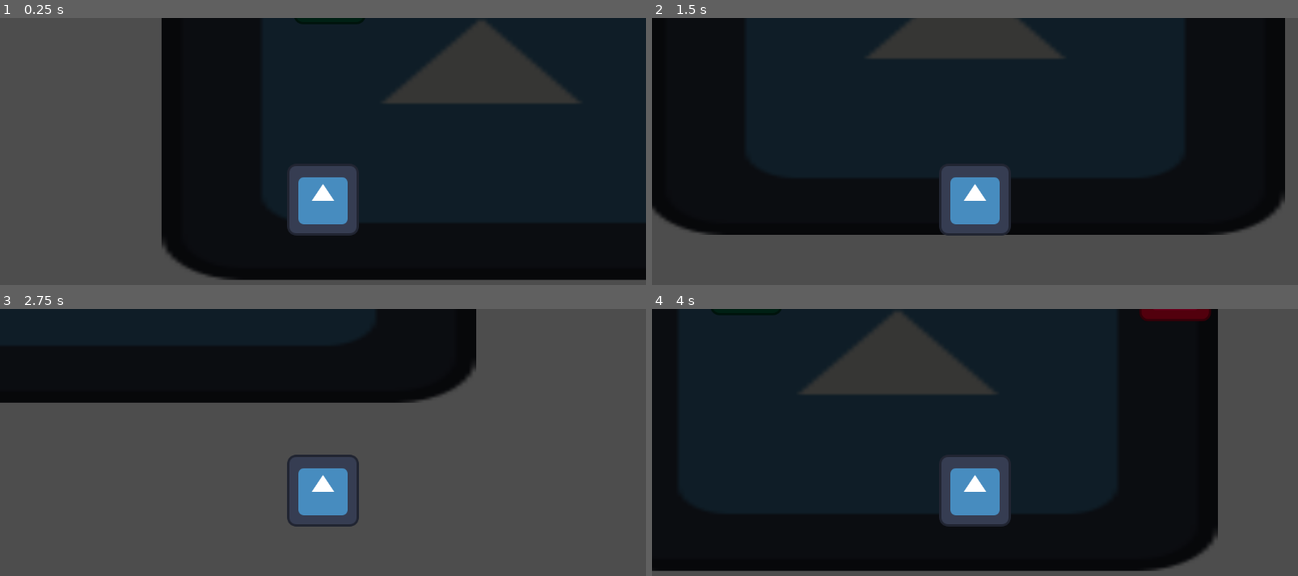
Above: before the commit, frames 1-4 (two rows, left to right).
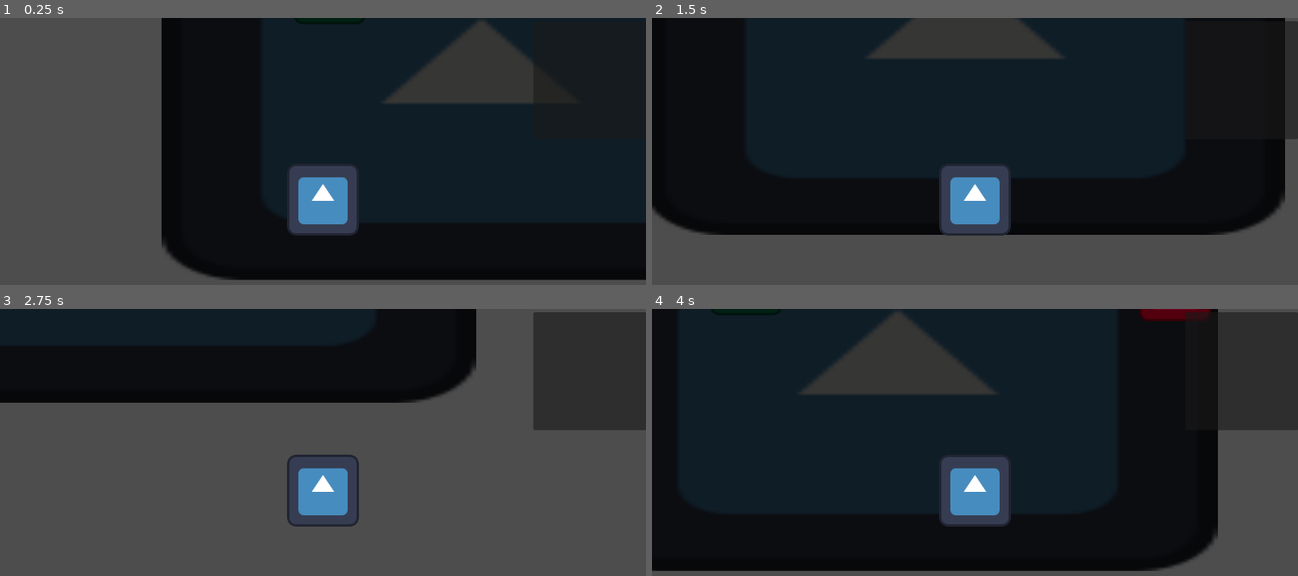
Above: after the commit, the same moments.

Repository: Rainy-Boy/GGJ_2026
Game: Godot game, scene res://Scenes/map.tscn
Two runs of this game, one before a commit and one after it. Both use one fixed random seed, a clock stepped at 60 frames per second and the inputs below. The engine's default icon, where the game draws it, is replaced by a stand-in: a white triangle on a blue panel in a dark square.
Inputs:
- Up to frame 1 (0.25 s): no input
- Up to frame 2 (1.5 s): tap Enter at 0.5 s; hold Right (ui_right) 0.53-1.28 s; hold Down (ui_down) from 1.28 s (still down)
- Up to frame 3 (2.75 s): release Down (ui_down) at 2.03 s; hold Right (ui_right) from 2.03 s (still down)
- Up to frame 4 (4 s): release Right (ui_right) at 2.78 s; hold Up (ui_up) 2.78-3.53 s; hold Left (ui_left) from 3.53 s (still down)

The runs differ from the first frame. In frame 2, 0.9% of the frame differs, in the area x 97-100%, y 1-46%; in frame 3, 7.6%, in the area x 82-100%, y 1-46%; in frame 4, 5.5%.

Commit message:
Added logic and ui for mask pickup

Diff:
--- a/ggj_2026/Scenes/map.tscn
+++ b/ggj_2026/Scenes/map.tscn
@@ -5,6 +5,7 @@
 [ext_resource type="PackedScene" uid="uid://buwu2n5ww13f3" path="res://Scenes/player.tscn" id="3_p3ir5"]
 [ext_resource type="PackedScene" uid="uid://djn56522hv0um" path="res://Scenes/zone.tscn" id="3_q0mm3"]
 [ext_resource type="PackedScene" uid="uid://waeo3p4ky4hq" path="res://Scenes/mask.tscn" id="4_myvm1"]
+[ext_resource type="PackedScene" uid="uid://s4exkmv5hfvu" path="res://Scenes/mask_ui.tscn" id="6_np2xp"]
 
 [node name="Map" type="Node2D" unique_id=1897939605]
 
@@ -30,3 +31,5 @@
 [node name="Mask" parent="." unique_id=1306960532 instance=ExtResource("4_myvm1")]
 modulate = Color(0, 0.5299214, 0.24952698, 1)
 position = Vector2(306, 123)
+
+[node name="MaskUI" parent="." unique_id=220193077 instance=ExtResource("6_np2xp")]
--- /dev/null
+++ b/ggj_2026/Scenes/mask_ui.tscn
@@ -0,0 +1,16 @@
+[gd_scene format=3 uid="uid://s4exkmv5hfvu"]
+
+[ext_resource type="Script" uid="uid://cl052m38cd7ft" path="res://Scripts/ui_item_list_behaviour.gd" id="1_a38qc"]
+
+[node name="MaskUI" type="CanvasLayer" unique_id=220193077]
+
+[node name="ItemList" type="ItemList" parent="." unique_id=205741465]
+offset_left = 951.0
+offset_top = 6.0
+offset_right = 1153.0
+offset_bottom = 216.0
+focus_mode = 1
+focus_behavior_recursive = 1
+script = ExtResource("1_a38qc")
+
+[connection signal="item_selected" from="ItemList" to="ItemList" method="_on_item_selected"]
--- a/ggj_2026/Scripts/Global.gd
+++ b/ggj_2026/Scripts/Global.gd
@@ -1,3 +1,20 @@
 extends Node
 
-enum Masks {GAS, COVID, JANITOR, OFFICE, GUARD, FACE}
+enum Masks {
+	GAS,
+	COVID,
+	JANITOR,
+	OFFICE,
+	GUARD,
+	FACE,
+	NONE = -1
+}
+
+var maskNames = {
+	Masks.GAS: "Gas mask",
+	Masks.COVID: "Covid mask",
+	Masks.JANITOR: "Janitor mask",
+	Masks.OFFICE: "Office mask",
+	Masks.GUARD: "Guard mask",
+	Masks.FACE: "Face mask"
+}
--- a/ggj_2026/Scripts/mask_behaviour.gd
+++ b/ggj_2026/Scripts/mask_behaviour.gd
@@ -7,5 +7,8 @@
 		body.ownedMasks[maskType] = true
 		print("Player acquired a mask!")
 
+		var itemList = get_tree().get_root().get_node("Map").get_node("MaskUI").get_node("ItemList")
+		itemList.add_item(Global.maskNames[maskType])
+
 		# delete the mask object
 		self.queue_free()
--- a/ggj_2026/Scripts/player_script.gd
+++ b/ggj_2026/Scripts/player_script.gd
@@ -11,6 +11,8 @@
 	Global.Masks.FACE: false,
 }
 
+var equippedMask = Global.Masks.NONE
+
 func get_input():
 	var input_direction = Input.get_vector("ui_left", "ui_right", "ui_up", "ui_down")
 	velocity = input_direction * speed
--- /dev/null
+++ b/ggj_2026/Scripts/ui_item_list_behaviour.gd
@@ -0,0 +1,9 @@
+extends ItemList
+
+func _on_item_selected(index):
+	var player = get_tree().get_root().get_node("Map").get_node("Player")
+
+	var itemName = get_item_text(index)
+	for mask in Global.maskNames:
+		if Global.maskNames[mask] == itemName:
+			player.equippedMask = mask
--- a/ggj_2026/Scripts/zone_behaviour.gd
+++ b/ggj_2026/Scripts/zone_behaviour.gd
@@ -6,7 +6,7 @@
 func _on_body_entered(body):
 	print("Player is in the zone")
 
-	if body.name == "Player" and body.ownedMasks[maskType] == false:
+	if body.name == "Player" and body.equippedMask != maskType:
 		for npc in npcs:
 			# You have to make a new tween for each instance (cringe)
 			var tween = create_tween()
Not shown, added: ggj_2026/Scripts/ui_item_list_behaviour.gd.uid
